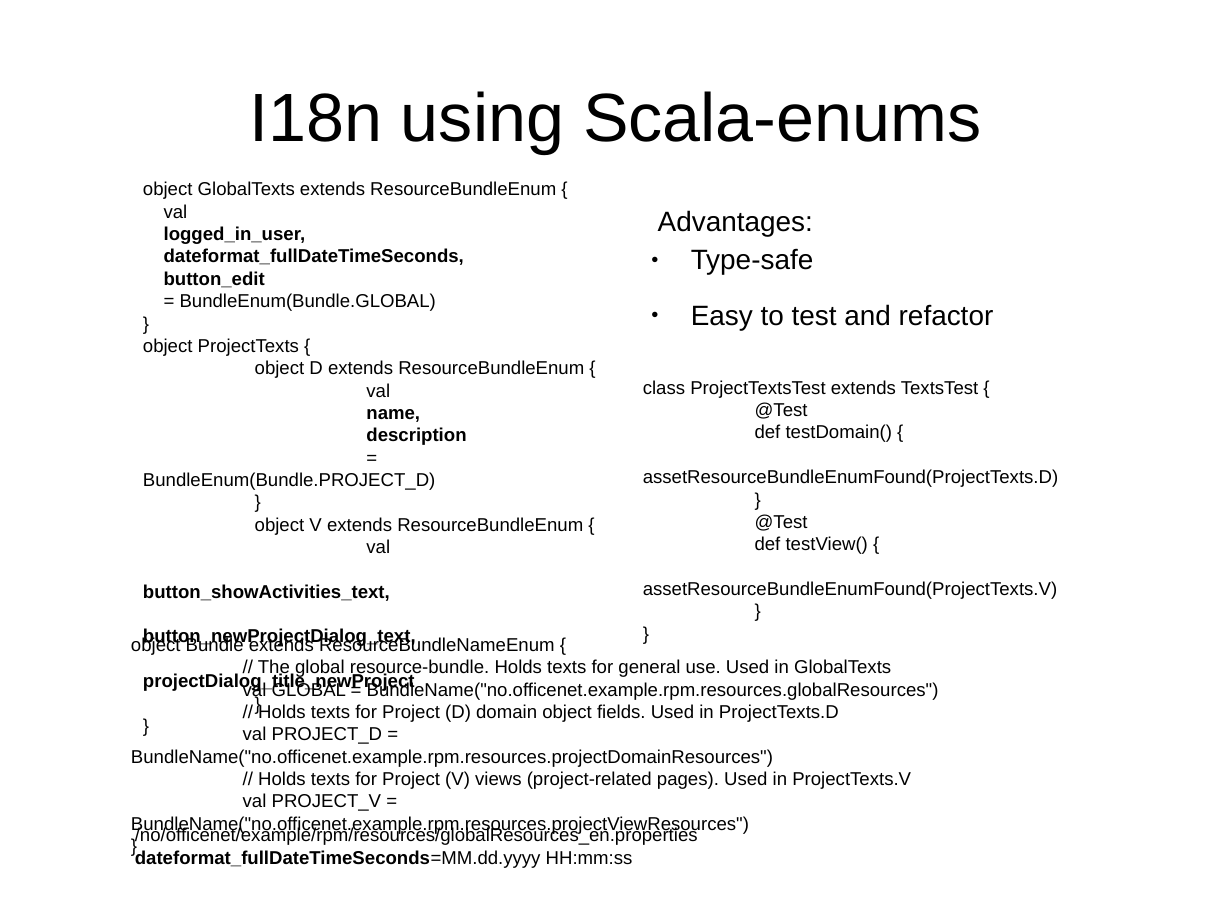
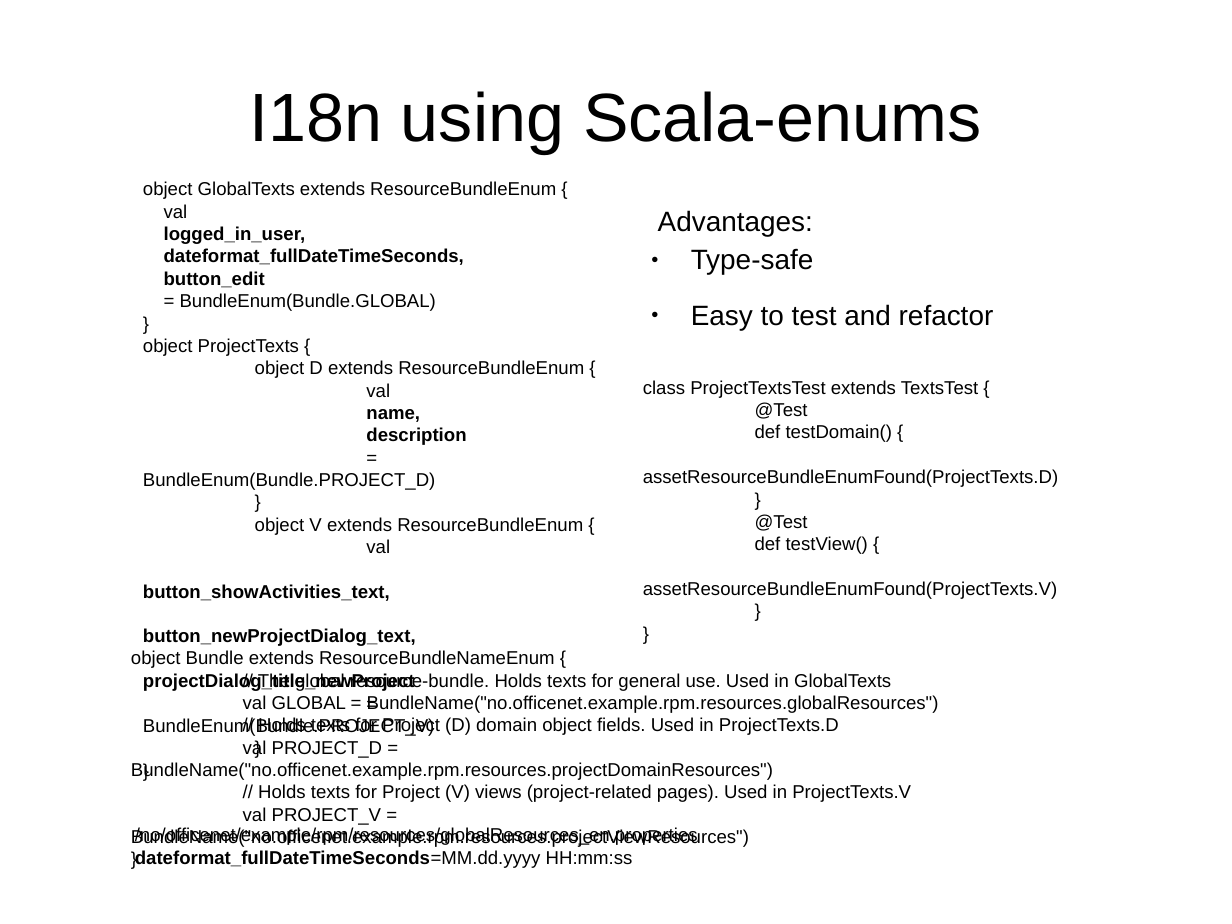
Before and after one commit to andreak/slol-2011, a slide deck: slide 25 of Scala-LiftOff-2011-lift-from-jee-perspective.odp. Drawn at 1232x924 pixels with LibreOffice and Linux fonts; fonts in the diff are those of the drawing. Boxes give left, top, right and bottom in pixels: in the first picture for what was removed or moved away, otherwise in the second. Text is boxed around its words. In the diff, an @@ line names an element or a change of style, - is before the commit and + after.

```diff
--- a/Scala-LiftOff-2011-lift-from-jee-perspective.odp
+++ b/Scala-LiftOff-2011-lift-from-jee-perspective.odp
@@ text "object Bundle extends ResourceBundleNameEnum {": place and size @@
-text "object Bundle extends ResourceBundleNameEnum {" at [131,637,939,834]
+text "object Bundle extends ResourceBundleNameEnum {" at [131,650,939,847]
@@ text at [143,718,434,736]: paragraph added @@
+= BundleEnum(Bundle.PROJECT_V)
```
Also in this commit, not shown: 4 other slides changed.
